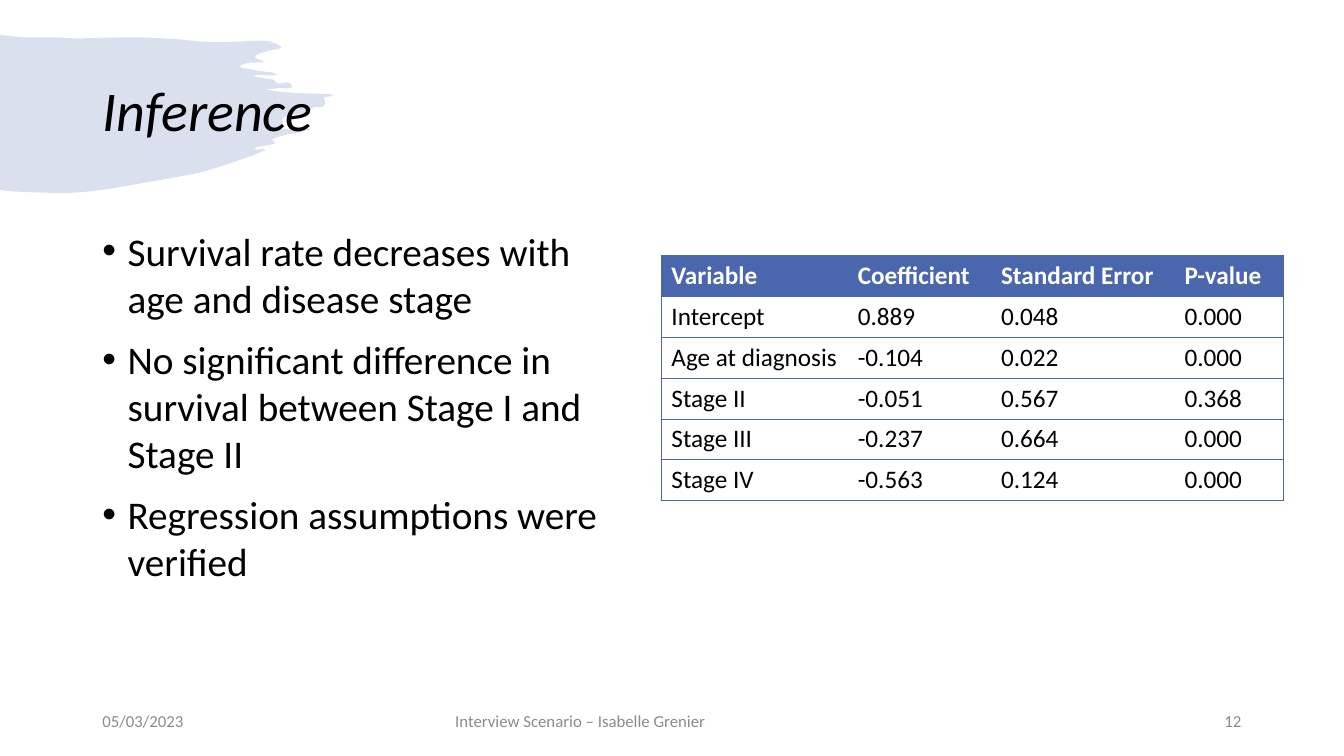
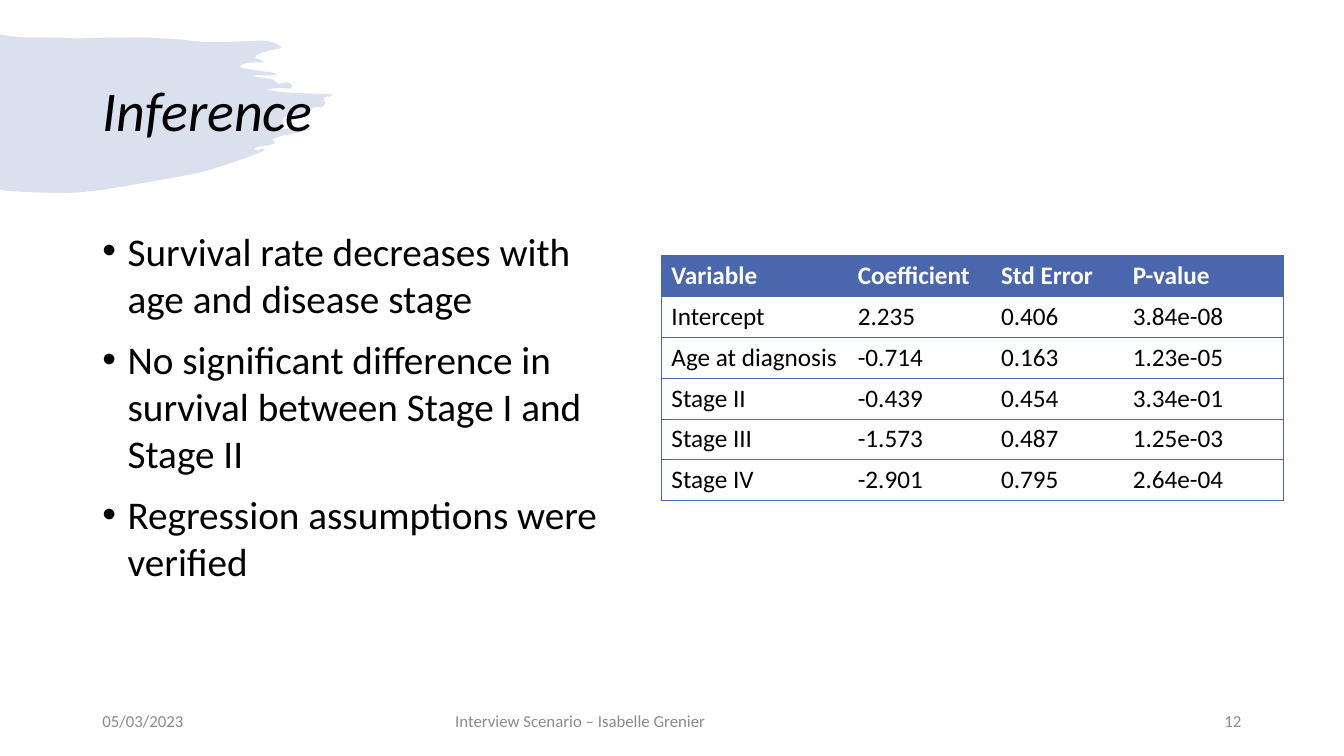
Before and after one commit to igrenier/TCGA_BRCA, a slide deck: slide 12 of presentation_05032023.pptx. Drawn at 1344x756 pixels with LibreOffice and Linux fonts; fonts in the diff are those of the drawing. Boxes give left, top, right and bottom in pixels: in the first picture for what was removed or moved away, otherwise in the second. Text is boxed around its words. In the diff, an @@ line names an element or a change of style, - is before the commit and + after.

```diff
--- a/presentation_05032023.pptx
+++ b/presentation_05032023.pptx
@@ table at <box>661,255,1284,500</box> @@
-row 1, column 3: Standard Error
+row 1, column 3: Std Error
-row 2: Intercept | 0.889 | 0.048 | 0.000
+row 2: Intercept | 2.235 | 0.406 | 3.84e-08
-row 3: Age at diagnosis | -0.104 | 0.022 | 0.000
+row 3: Age at diagnosis | -0.714 | 0.163 | 1.23e-05
-row 4: Stage II | -0.051 | 0.567 | 0.368
+row 4: Stage II | -0.439 | 0.454 | 3.34e-01
-row 5: Stage III | -0.237 | 0.664 | 0.000
+row 5: Stage III | -1.573 | 0.487 | 1.25e-03
-row 6: Stage IV | -0.563 | 0.124 | 0.000
+row 6: Stage IV | -2.901 | 0.795 | 2.64e-04
```
Also in this commit, not shown: 7 other slides changed, 1 slide added.
